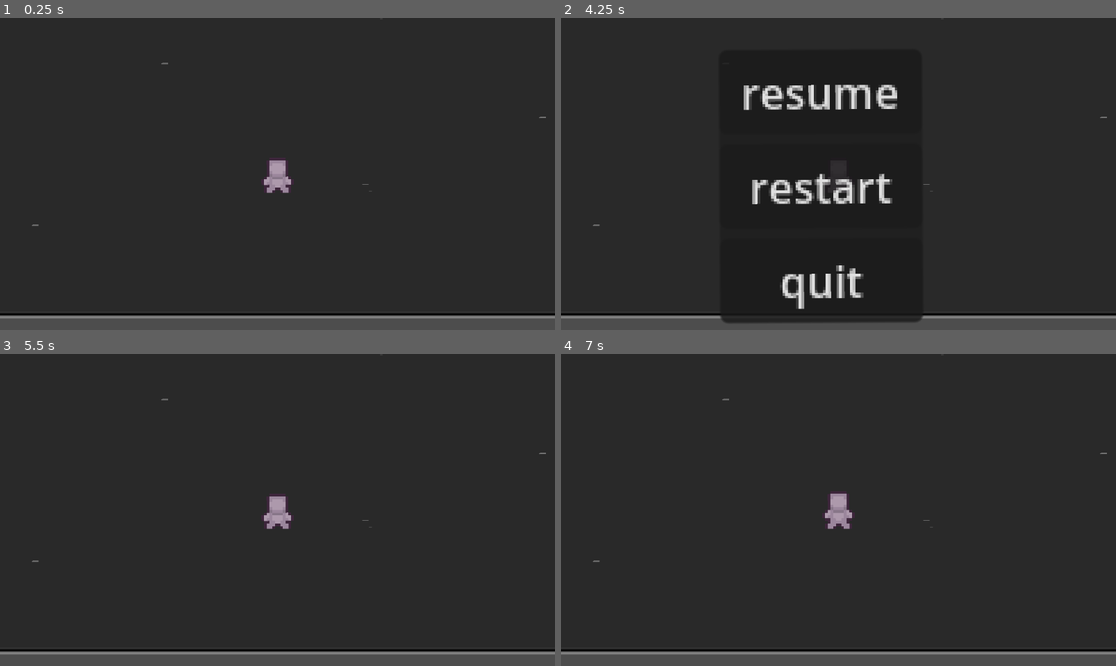
Above: before the commit, frames 1-4 (two rows, left to right).
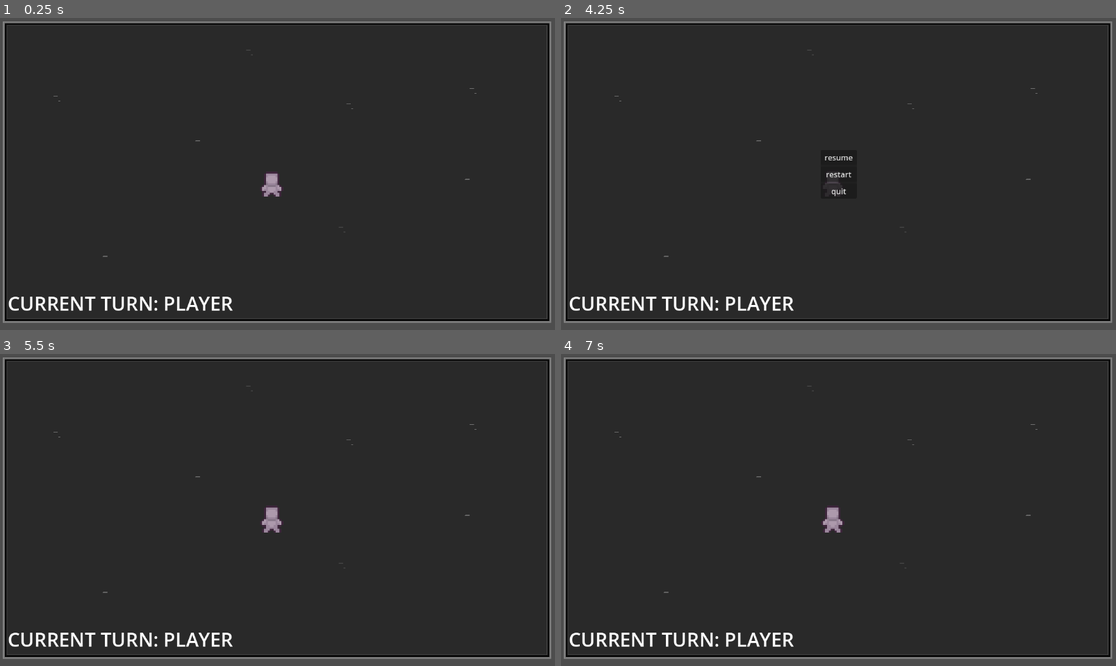
Above: after the commit, the same moments.

Repository: YumNothingSoup/Beginner-Game-Jam
Game: Godot game, scene res://Main Scenes/game_area.tscn
Same seed, same stepped clock (60 frames per second), same inputs: the game is played once before the commit and once after it. The engine's default icon, where the game draws it, is replaced by a stand-in: a white triangle on a blue panel in a dark square.
Inputs (mouse positions are in pixels of both pictures, inside the frame that each line leads up to):
- Up to frame 1 (0.25 s): no input
- Up to frame 2 (4.25 s): move the mouse to (960, 158) at 0.52 s; click (960, 158) at 0.6 s; tap Enter at 1.25 s; move the mouse to (727, 189) at 1.27 s; click (727, 189) at 1.35 s; move the mouse to (894, 105) at 2.02 s; click (894, 105) at 2.1 s; move the mouse to (810, 236) at 2.77 s; click (810, 236) at 2.85 s; move the mouse to (1005, 220) at 3.52 s; click (1005, 220) at 3.6 s; tap Escape (esc) at 4.15 s
- Up to frame 3 (5.5 s): click "resume" at 4.25 s; tap Space at 5 s; move the mouse to (111, 463) at 5.02 s; click (111, 463) at 5.1 s
- Up to frame 4 (7 s): move the mouse to (866, 510) at 5.77 s; click (866, 510) at 5.85 s; move the mouse to (755, 432) at 6.52 s; click (755, 432) at 6.6 s

The runs differ from the first frame. In frame 1, 8.5% of the frame differs, in the area x 0-100%, y 0-98%; in frame 2, 11%; in frame 3, 8.5%; in frame 4, 8.5%.

Commit message:
Add files via upload

Diff:
--- /dev/null
+++ b/Entities/bowling_ball/bowling_ball.gd
@@ -0,0 +1,50 @@
+extends RigidBody2D
+class_name BowlingBall
+
+# Threshold to determine if the body is considered stationary
+@export var velocity_threshold: float = 5
+#Force applied when thrown
+@export var throw_strength: float = 1000
+
+@onready var player: CharacterBody2D = %Player
+
+var has_stopped = true
+var can_throw = true
+
+func _ready() -> void:
+	Events.player_turn_started.connect(on_player_turn_start)
+
+func _physics_process(delta: float) -> void:
+	if !has_stopped and is_stationary():
+		on_player_turn_end()
+
+	if Input.is_action_just_released("left_mouse") and can_throw:
+		#launch ball at mouse direction
+		launch_ball((get_global_mouse_position() - global_position).normalized(), throw_strength)
+
+func on_player_turn_start():
+	can_throw = true
+
+func on_player_turn_end():
+	emit_signal("ball_stopped")
+	has_stopped = true
+
+	#teleports the ball to player position and hides it
+	PhysicsServer2D.body_set_state(
+	get_rid(),
+	PhysicsServer2D.BODY_STATE_TRANSFORM,
+	Transform2D.IDENTITY.translated(player.global_position)
+)
+	hide()
+
+func launch_ball(direction: Vector2, force: float):
+	has_stopped = false
+	can_throw = false
+	show()
+	apply_impulse(direction * force)
+
+func is_stationary() -> bool:
+	# Check if both linear and angular velocities are below the threshold
+	return linear_velocity.length() < velocity_threshold and abs(angular_velocity) < velocity_threshold
+
+signal ball_stopped()
--- /dev/null
+++ b/Entities/bowling_ball/bowling_ball.tscn
@@ -0,0 +1,25 @@
+[gd_scene load_steps=5 format=3 uid="uid://bwvl3fycobgck"]
+
+[ext_resource type="Script" path="res://Entities/bowling_ball/bowling_ball.gd" id="1_2faiv"]
+[ext_resource type="Texture2D" uid="uid://d1q8i4r2fr311" path="res://icon.svg" id="2_trkma"]
+
+[sub_resource type="PhysicsMaterial" id="PhysicsMaterial_ephr6"]
+bounce = 1.0
+
+[sub_resource type="CircleShape2D" id="CircleShape2D_4yfcb"]
+radius = 23.0217
+
+[node name="BowlingBall" type="RigidBody2D"]
+collision_layer = 4
+physics_material_override = SubResource("PhysicsMaterial_ephr6")
+gravity_scale = 0.0
+linear_damp = 0.5
+script = ExtResource("1_2faiv")
+throw_strength = 1500.0
+
+[node name="Sprite2D" type="Sprite2D" parent="."]
+scale = Vector2(0.333984, 0.333984)
+texture = ExtResource("2_trkma")
+
+[node name="CollisionShape2D" type="CollisionShape2D" parent="."]
+shape = SubResource("CircleShape2D_4yfcb")
--- /dev/null
+++ b/Entities/player/player.gd
@@ -0,0 +1,23 @@
+extends CharacterBody2D
+
+@onready var animate: AnimatedSprite2D = $AnimatedSprite2D
+@onready var transition_animation: Node2D = $transition
+
+# Called when the node enters the scene tree for the first time.
+func _ready() -> void:
+	pass
+
+# Called every frame. 'delta' is the elapsed time since the previous frame.
+func _process(delta: float) -> void:
+	pass
+
+#death func
+func Death():
+	animate.play("death")
+
+func _on_animated_sprite_2d_animation_finished() -> void:
+	if animate.animation == "death":
+		$transition.visible = true
+		$transition/AnimationPlayer.play("scene_transition")
+		await  get_tree().create_timer(0.5).timeout
+		get_tree().change_scene_to_file("res://scene_not_main/death_scene.tscn")
--- /dev/null
+++ b/Entities/player/player.tscn
@@ -0,0 +1,161 @@
+[gd_scene load_steps=17 format=3 uid="uid://dvu67lgff14pj"]
+
+[ext_resource type="Texture2D" uid="uid://gmfl80oovw3d" path="res://Entities/player/animations/Prototype_Character.png" id="1_4w1qw"]
+[ext_resource type="Script" path="res://Entities/player/player.gd" id="1_ydwdm"]
+
+[sub_resource type="AtlasTexture" id="AtlasTexture_sutav"]
+atlas = ExtResource("1_4w1qw")
+region = Rect2(0, 320, 32, 32)
+
+[sub_resource type="AtlasTexture" id="AtlasTexture_ata7a"]
+atlas = ExtResource("1_4w1qw")
+region = Rect2(32, 320, 32, 32)
+
+[sub_resource type="AtlasTexture" id="AtlasTexture_tdxjc"]
+atlas = ExtResource("1_4w1qw")
+region = Rect2(64, 320, 32, 32)
+
+[sub_resource type="AtlasTexture" id="AtlasTexture_mtyph"]
+atlas = ExtResource("1_4w1qw")
+region = Rect2(0, 0, 32, 32)
+
+[sub_resource type="AtlasTexture" id="AtlasTexture_flt6r"]
+atlas = ExtResource("1_4w1qw")
+region = Rect2(32, 0, 32, 32)
+
+[sub_resource type="AtlasTexture" id="AtlasTexture_ndicv"]
+atlas = ExtResource("1_4w1qw")
+region = Rect2(0, 32, 32, 32)
+
+[sub_resource type="AtlasTexture" id="AtlasTexture_feouu"]
+atlas = ExtResource("1_4w1qw")
+region = Rect2(32, 32, 32, 32)
+
+[sub_resource type="AtlasTexture" id="AtlasTexture_h5id2"]
+atlas = ExtResource("1_4w1qw")
+region = Rect2(0, 64, 32, 32)
+
+[sub_resource type="AtlasTexture" id="AtlasTexture_nny13"]
+atlas = ExtResource("1_4w1qw")
+region = Rect2(32, 64, 32, 32)
+
+[sub_resource type="SpriteFrames" id="SpriteFrames_4vbqw"]
+animations = [{
+"frames": [],
+"loop": true,
+"name": &"bowl",
+"speed": 5.0
+}, {
+"frames": [{
+"duration": 1.0,
+"texture": SubResource("AtlasTexture_sutav")
+}, {
+"duration": 1.0,
+"texture": SubResource("AtlasTexture_ata7a")
+}, {
+"duration": 1.0,
+"texture": SubResource("AtlasTexture_tdxjc")
+}],
+"loop": false,
+"name": &"death",
+"speed": 5.0
+}, {
+"frames": [{
+"duration": 1.0,
+"texture": SubResource("AtlasTexture_mtyph")
+}, {
+"duration": 1.0,
+"texture": SubResource("AtlasTexture_flt6r")
+}, {
+"duration": 1.0,
+"texture": SubResource("AtlasTexture_ndicv")
+}, {
+"duration": 1.0,
+"texture": SubResource("AtlasTexture_feouu")
+}],
+"loop": true,
+"name": &"idle forwad",
+"speed": 5.0
+}, {
+"frames": [{
+"duration": 1.0,
+"texture": SubResource("AtlasTexture_h5id2")
+}, {
+"duration": 1.0,
+"texture": SubResource("AtlasTexture_nny13")
+}],
+"loop": true,
+"name": &"idleb",
+"speed": 5.0
+}]
+
+[sub_resource type="RectangleShape2D" id="RectangleShape2D_vjb5u"]
+size = Vector2(8, 7)
+
+[sub_resource type="Animation" id="Animation_oxgpu"]
+length = 0.001
+tracks/0/type = "value"
+tracks/0/imported = false
+tracks/0/enabled = true
+tracks/0/path = NodePath("ColorRect:color")
+tracks/0/interp = 1
+tracks/0/loop_wrap = true
+tracks/0/keys = {
+"times": PackedFloat32Array(0),
+"transitions": PackedFloat32Array(1),
+"update": 0,
+"values": [Color(0, 0, 0, 1)]
+}
+
+[sub_resource type="Animation" id="Animation_b535r"]
+resource_name = "scene_transition"
+length = 0.5
+tracks/0/type = "value"
+tracks/0/imported = false
+tracks/0/enabled = true
+tracks/0/path = NodePath("ColorRect:color")
+tracks/0/interp = 1
+tracks/0/loop_wrap = true
+tracks/0/keys = {
+"times": PackedFloat32Array(0, 0.5),
+"transitions": PackedFloat32Array(1, 1),
+"update": 0,
+"values": [Color(0, 0, 0, 1), Color(1, 1, 1, 1)]
+}
+
+[sub_resource type="AnimationLibrary" id="AnimationLibrary_j66ya"]
+_data = {
+"RESET": SubResource("Animation_oxgpu"),
+"scene_transition": SubResource("Animation_b535r")
+}
+
+[node name="player" type="CharacterBody2D"]
+scale = Vector2(4, 4)
+collision_layer = 2
+script = ExtResource("1_ydwdm")
+
+[node name="AnimatedSprite2D" type="AnimatedSprite2D" parent="."]
+sprite_frames = SubResource("SpriteFrames_4vbqw")
+animation = &"idleb"
+autoplay = "idleb"
+
+[node name="CollisionShape2D" type="CollisionShape2D" parent="."]
+position = Vector2(0, 4.5)
+shape = SubResource("RectangleShape2D_vjb5u")
+
+[node name="transition" type="Node2D" parent="."]
+visible = false
+
+[node name="ColorRect" type="ColorRect" parent="transition"]
+offset_left = -72.0
+offset_top = -40.0
+offset_right = 73.0
+offset_bottom = 40.0
+color = Color(0, 0, 0, 1)
+
+[node name="AnimationPlayer" type="AnimationPlayer" parent="transition"]
+libraries = {
+"": SubResource("AnimationLibrary_j66ya")
+}
+
+[connection signal="animation_finished" from="AnimatedSprite2D" to="." method="_on_animated_sprite_2d_animation_finished"]
--- a/Main Scenes/game_area.tscn
+++ b/Main Scenes/game_area.tscn
@@ -1,8 +1,11 @@
-[gd_scene load_steps=6 format=4 uid="uid://cfmsj4pi1erq6"]
+[gd_scene load_steps=10 format=4 uid="uid://cfmsj4pi1erq6"]
 
 [ext_resource type="Texture2D" uid="uid://c85lpf1rfhr17" path="res://Environment/placeholder_tileset.png" id="1_l0jwx"]
-[ext_resource type="PackedScene" uid="uid://dvu67lgff14pj" path="res://charicters/player/player.tscn" id="2_4x8qw"]
+[ext_resource type="PackedScene" uid="uid://df2118ff0ei5x" path="res://System Managers/turn_manager.tscn" id="1_p1l5c"]
+[ext_resource type="PackedScene" uid="uid://dvu67lgff14pj" path="res://Entities/player/player.tscn" id="2_4x8qw"]
 [ext_resource type="PackedScene" uid="uid://cbf5d1fnt08pi" path="res://scene_not_main/pause_menu.tscn" id="3_bdykk"]
+[ext_resource type="PackedScene" uid="uid://bwvl3fycobgck" path="res://Entities/bowling_ball/bowling_ball.tscn" id="4_75x6v"]
+[ext_resource type="PackedScene" uid="uid://n2rm3356m4q5" path="res://UI/turn_label.tscn" id="5_mb6fo"]
 
 [sub_resource type="TileSetAtlasSource" id="TileSetAtlasSource_f751s"]
 texture = ExtResource("1_l0jwx")
@@ -34,7 +37,13 @@
 physics_layer_0/collision_layer = 1
 sources/0 = SubResource("TileSetAtlasSource_f751s")
 
+[sub_resource type="PhysicsMaterial" id="PhysicsMaterial_mfkoc"]
+friction = 0.5
+bounce = 1.0
+
 [node name="Main" type="Node2D"]
+
+[node name="TurnManager" parent="." instance=ExtResource("1_p1l5c")]
 
 [node name="TileMap" type="Node2D" parent="."]
 position = Vector2(-1, 0)
@@ -44,12 +53,24 @@
 tile_map_data = PackedByteArray("AAAAAAAAAAAGAAIAAABHAAAAAAAGAAIAABBHACcAAAAGAAYAABAAACcAAAAGAAYAAAAAAAEAAAAGAAUAAAAAAA …(46000 unchanged characters)…
 tile_set = SubResource("TileSet_1rf8j")
 
-[node name="player" parent="." instance=ExtResource("2_4x8qw")]
-position = Vector2(577, 419)
+[node name="Player" parent="." instance=ExtResource("2_4x8qw")]
+unique_name_in_owner = true
+position = Vector2(564, 343)
 rotation = -0.00532027
+collision_mask = 0
 
-[node name="pause_menu" parent="player" instance=ExtResource("3_bdykk")]
-offset_left = -44.2546
-offset_top = -46.2361
-offset_right = -44.2546
-offset_bottom = -46.2361
+[node name="BowlingBall" parent="." instance=ExtResource("4_75x6v")]
+unique_name_in_owner = true
+visible = false
+position = Vector2(561, 363)
+physics_material_override = SubResource("PhysicsMaterial_mfkoc")
+velocity_threshold = 10.0
+
+[node name="UI" type="CanvasLayer" parent="."]
+
+[node name="TurnLabel" parent="UI" instance=ExtResource("5_mb6fo")]
+
+[node name="pause_menu" parent="UI" instance=ExtResource("3_bdykk")]
+visible = false
+
+[connection signal="ball_stopped" from="BowlingBall" to="TurnManager" method="_on_bowling_ball_ball_stopped"]
--- a/System Managers/turn_manager.gd
+++ b/System Managers/turn_manager.gd
@@ -2,11 +2,15 @@
 
 @onready var enemy_turn_timer: Timer = %EnemyTurnTimer
 
-#When the ball slows to a halt, it emits a signal. TurnManager will connect to that signal and call the
-#function below
+func _ready() -> void:
+	Events.player_turn_started.emit()
+
 func start_enemy_turn():
 	Events.enemy_turn_started.emit()
 	enemy_turn_timer.start()
 
 func _on_enemy_turn_timer_timeout() -> void:
 	Events.player_turn_started.emit()
+
+func _on_bowling_ball_ball_stopped() -> void:
+	start_enemy_turn()
--- /dev/null
+++ b/System Managers/turn_manager.tscn
@@ -0,0 +1,13 @@
+[gd_scene load_steps=2 format=3 uid="uid://df2118ff0ei5x"]
+
+[ext_resource type="Script" path="res://System Managers/turn_manager.gd" id="1_ltxk2"]
+
+[node name="TurnManager" type="Node"]
+script = ExtResource("1_ltxk2")
+
+[node name="EnemyTurnTimer" type="Timer" parent="."]
+unique_name_in_owner = true
+wait_time = 1.5
+one_shot = true
+
+[connection signal="timeout" from="EnemyTurnTimer" to="." method="_on_enemy_turn_timer_timeout"]
--- /dev/null
+++ b/UI/turn_label.tscn
@@ -0,0 +1,21 @@
+[gd_scene load_steps=3 format=3 uid="uid://n2rm3356m4q5"]
+
+[ext_resource type="Script" path="res://UI/turn_label.gd" id="1_t820n"]
+
+[sub_resource type="SystemFont" id="SystemFont_vnqoj"]
+font_names = PackedStringArray("Arial Rounded MT")
+
+[node name="TurnLabel" type="Label"]
+anchors_preset = 2
+anchor_top = 1.0
+anchor_bottom = 1.0
+offset_left = 16.0
+offset_top = -75.0
+offset_right = 520.0
+offset_bottom = -28.0
+grow_vertical = 0
+theme_override_fonts/font = SubResource("SystemFont_vnqoj")
+theme_override_font_sizes/font_size = 40
+text = "CURRENT TURN: PLAYER"
+vertical_alignment = 1
+script = ExtResource("1_t820n")
--- a/project.godot
+++ b/project.godot
@@ -15,6 +15,14 @@
 config/features=PackedStringArray("4.3", "GL Compatibility")
 config/icon="res://icon.svg"
 
+[autoload]
+
+Events="*res://Global/Events.gd"
+
+[debug]
+
+gdscript/warnings/unused_signal=0
+
 [input]
 
 esc={
@@ -22,10 +30,16 @@
 "events": [Object(InputEventKey,"resource_local_to_scene":false,"resource_name":"","device":-1,"window_id":0,"alt_press …(195 unchanged characters)…
 ]
 }
+left_mouse={
+"deadzone": 0.5,
+"events": [Object(InputEventMouseButton,"resource_local_to_scene":false,"resource_name":"","device":-1,"window_id":0,"alt_pressed":false,"shift_pressed":false,"ctrl_pressed":false,"meta_pressed":false,"button_mask":0,"position":Vector2(0, 0),"global_position":Vector2(0, 0),"factor":1.0,"button_index":1,"canceled":false,"pressed":false,"double_click":false,"script":null)
+]
+}
 
 [layer_names]
 
 2d_physics/layer_1="Walls"
+2d_physics/layer_3="Bowling Ball"
 
 [rendering]
 
--- a/scene_not_main/pause_menu.gd
+++ b/scene_not_main/pause_menu.gd
@@ -1,31 +1,21 @@
 extends Control
 
-
-
-func _process(delta: float) -> void:
-	If_esc_pressed()
-
-
-
 func Resume():
-
-	get_tree().paused= false
-	self.visible = false
+	get_tree().paused = false
+	hide()
 
 func Pause():
-	get_tree().paused= true
+	get_tree().paused = true
+	show()
 
-func If_esc_pressed():
-	if Input.is_action_just_pressed("esc") and !get_tree().paused:
-		Pause()
-		self.visible = true
-	if Input.is_action_just_pressed("esc") and get_tree().paused:
-		Resume()
-		self.visible = true
+func _input(event: InputEvent) -> void:
+	if event.is_action_pressed("esc"):
+		if !get_tree().paused:
+			Pause()
+		elif get_tree().paused:
+			Resume()
 
-
-
-func _on_resume_pressed() :
+func _on_resume_pressed():
 	Resume()
 
 func _on_restart_pressed() -> void:
--- a/scene_not_main/pause_menu.tscn
+++ b/scene_not_main/pause_menu.tscn
@@ -4,7 +4,6 @@
 
 [node name="pause_menu" type="Control"]
 process_mode = 3
-visible = false
 layout_mode = 3
 anchors_preset = 15
 anchor_right = 1.0
@@ -14,9 +13,18 @@
 script = ExtResource("1_xblxu")
 
 [node name="PanelContainer" type="PanelContainer" parent="."]
-layout_mode = 0
-offset_right = 75.0
-offset_bottom = 101.0
+layout_mode = 1
+anchors_preset = 8
+anchor_left = 0.5
+anchor_top = 0.5
+anchor_right = 0.5
+anchor_bottom = 0.5
+offset_left = -37.5
+offset_top = -50.5
+offset_right = 37.5
+offset_bottom = 50.5
+grow_horizontal = 2
+grow_vertical = 2
 
 [node name="VBoxContainer" type="VBoxContainer" parent="PanelContainer"]
 layout_mode = 2
Binary file added: Entities/player/animations/Prototype_Character.png
Not shown, added: Entities/player/animations/Prototype_Character.png.import
